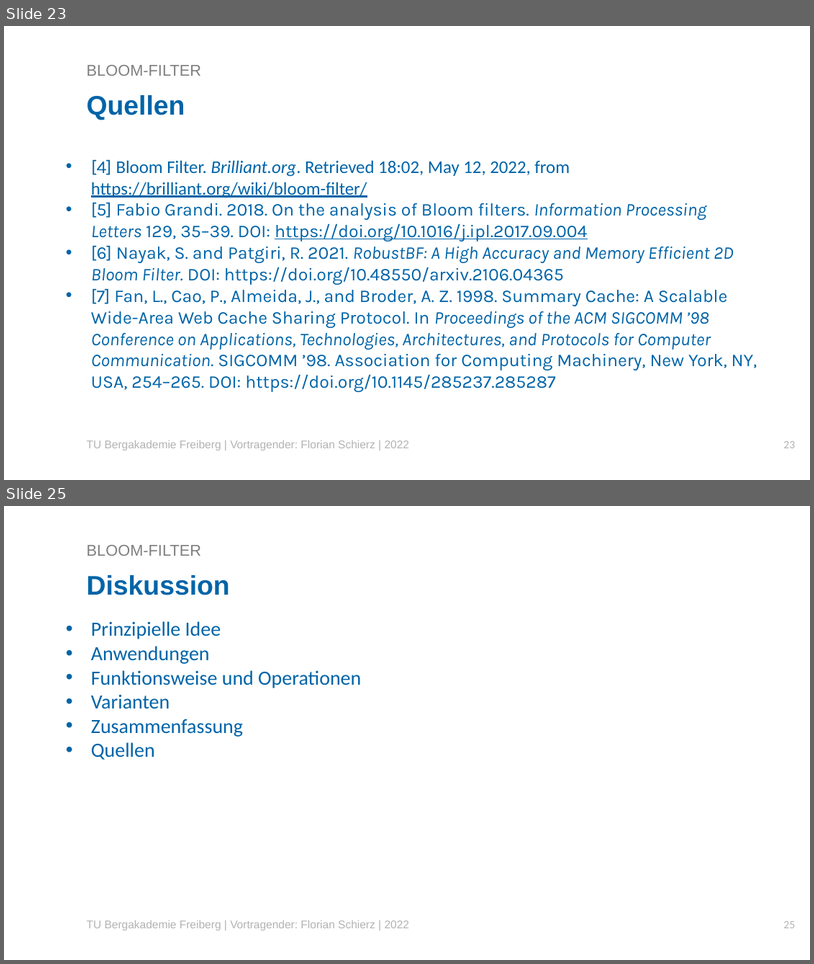
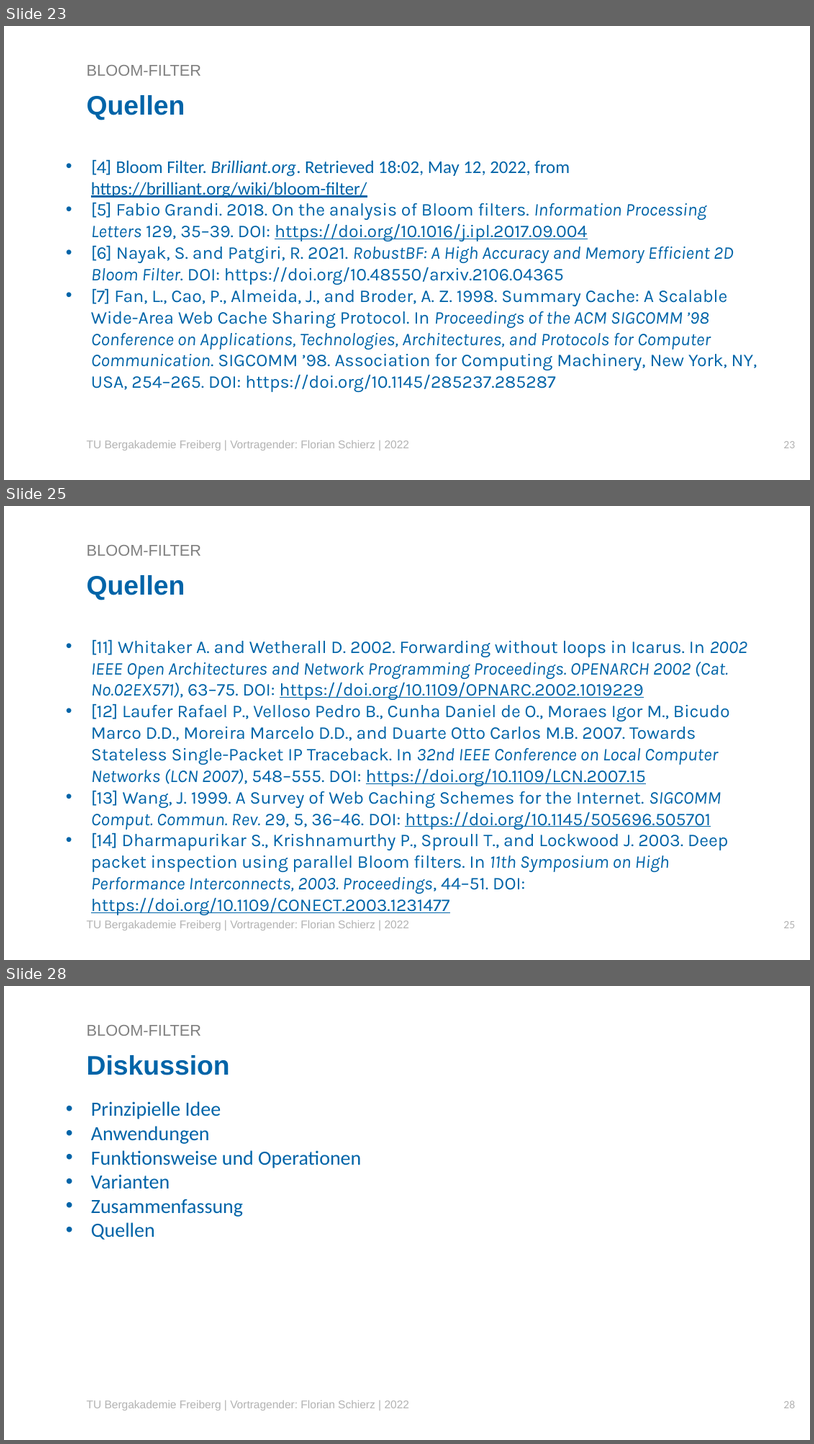
Before and after one commit to Florian2501/Seminar, a slide deck: Vorträge/VortragFlorianSchierzBloomfilter.pptx. Shown one above the other, each under a label of ours: slides 23 and 25 before the commit, slides 23, 25 and 28 after it; the slides between them are not shown. The pictures are 814x964 and 814x1444 pixels, drawn with LibreOffice and Linux fonts; fonts in the diff are those of the drawing; background and template pictures are left out. Boxes give left, top, right and bottom in pixels: in the first picture for what was removed or moved away, otherwise in the second. Text is boxed around its words. In the diff, an @@ line names an element or a change of style, - is before the commit and + after.

Commit message:
Add Quellen in Vortrag für Anwendungen

```diff
--- a/Vorträge/VortragFlorianSchierzBloomfilter.pptx
+++ b/Vorträge/VortragFlorianSchierzBloomfilter.pptx
@@ slide 25 added at [4,506,810,960], background #FFFFFF @@
@@ title added at [87,545,201,556], 14 pt, text #808080 @@
+BLOOM-FILTER
@@ text added at [87,575,185,600], 24 pt, text #0064A8, bold @@
+Quellen
@@ text added at [91,640,748,915], 16 pt, text #0064A8 @@
+• [11] Whitaker A. and Wetherall D. 2002. Forwarding without loops in Icarus. In 2002 IEEE Open Architectures and Network Programming Proceedings. OPENARCH 2002 (Cat. No.02EX571), 63–75. DOI: https://doi.org/10.1109/OPNARC.2002.1019229
+• [12] Laufer Rafael P., Velloso Pedro B., Cunha Daniel de O., Moraes Igor M., Bicudo Marco D.D., Moreira Marcelo D.D., and Duarte Otto Carlos M.B. 2007. Towards Stateless Single-Packet IP Traceback. In 32nd IEEE Conference on Local Computer Networks (LCN 2007), 548–555. DOI: https://doi.org/10.1109/LCN.2007.15
+• [13] Wang, J. 1999. A Survey of Web Caching Schemes for the Internet. SIGCOMM Comput. Commun. Rev. 29, 5, 36–46. DOI: https://doi.org/10.1145/505696.505701
+• [14] Dharmapurikar S., Krishnamurthy P., Sproull T., and Lockwood J. 2003. Deep packet inspection using parallel Bloom filters. In 11th Symposium on High Performance Interconnects, 2003. Proceedings, 44–51. DOI: https://doi.org/10.1109/CONECT.2003.1231477
@@ text added at [87,920,410,930], 10 pt, text #B3B3B3 @@
+TU Bergakademie Freiberg | Vortragender: Florian Schierz | 2022
@@ page number added at [784,921,795,928], 10 pt, text #B3B3B3 @@
+25
@@ what was slide 25 is now slide 28 @@
@@ page number at [784,1400,795,1408]: text changed @@
-25
+28
```
Also in this commit, not shown: 9 slides changed, 2 other slides added, 10 other files.
